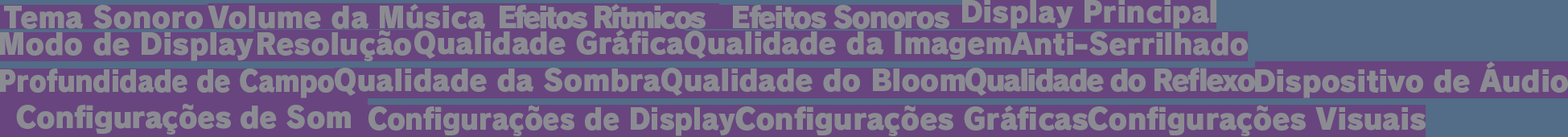
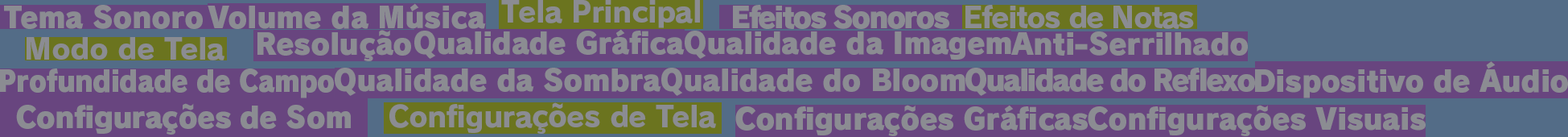
Revision of a layered 1568x137 image; what changed, layer by layer:
added group "Configurações de Tela (New)" with 2 layers above "Configurações de Display" over [383, 102, 722, 134]
added layer "Configurações de Tela" in group "Configurações de Tela (New)" over [389, 102, 717, 134]
added layer "Plano de Fundo" (1st of 3, in "Configurações de Tela (New)") in group "Configurações de Tela (New)" over [383, 102, 722, 134]
hid group "Configurações de Display" (1st of 4) (2 layers) over [367, 104, 736, 137]
added group "Modo de Tela (New)" with 2 layers above "Modo de Display" over [24, 37, 227, 61]
added layer "Modo de Tela" in group "Modo de Tela (New)" over [26, 37, 225, 61]
added layer "Plano de Fundo" (2nd of 3, in "Modo de Tela (New)") in group "Modo de Tela (New)" over [24, 37, 227, 61]
hid group "Modo de Display" (1st of 2) (2 layers) over [0, 32, 254, 62]
added group "Tela Principal (New)" with 2 layers above "Display Principal" over [498, 0, 704, 29]
added layer "Tela Principal" in group "Tela Principal (New)" over [501, 0, 700, 29]
added layer "Plano de Fundo" (3rd of 3, in "Tela Principal (New)") in group "Tela Principal (New)" over [498, 0, 704, 29]
hid group "Display Principal" (1st of 2) (2 layers) over [962, 0, 1217, 29]
added group "Efeitos de Notas (New)" with 2 layers above "Efeitos Rítmicos" over [962, 4, 1198, 29]
added layer "Efeitos de Notas" in group "Efeitos de Notas (New)" over [965, 4, 1194, 29]
added layer "Camada 1" in group "Efeitos de Notas (New)" over [962, 4, 1198, 29]
hid group "Efeitos Rítmicos" (1st of 2) (2 layers) over [485, 3, 720, 29]
